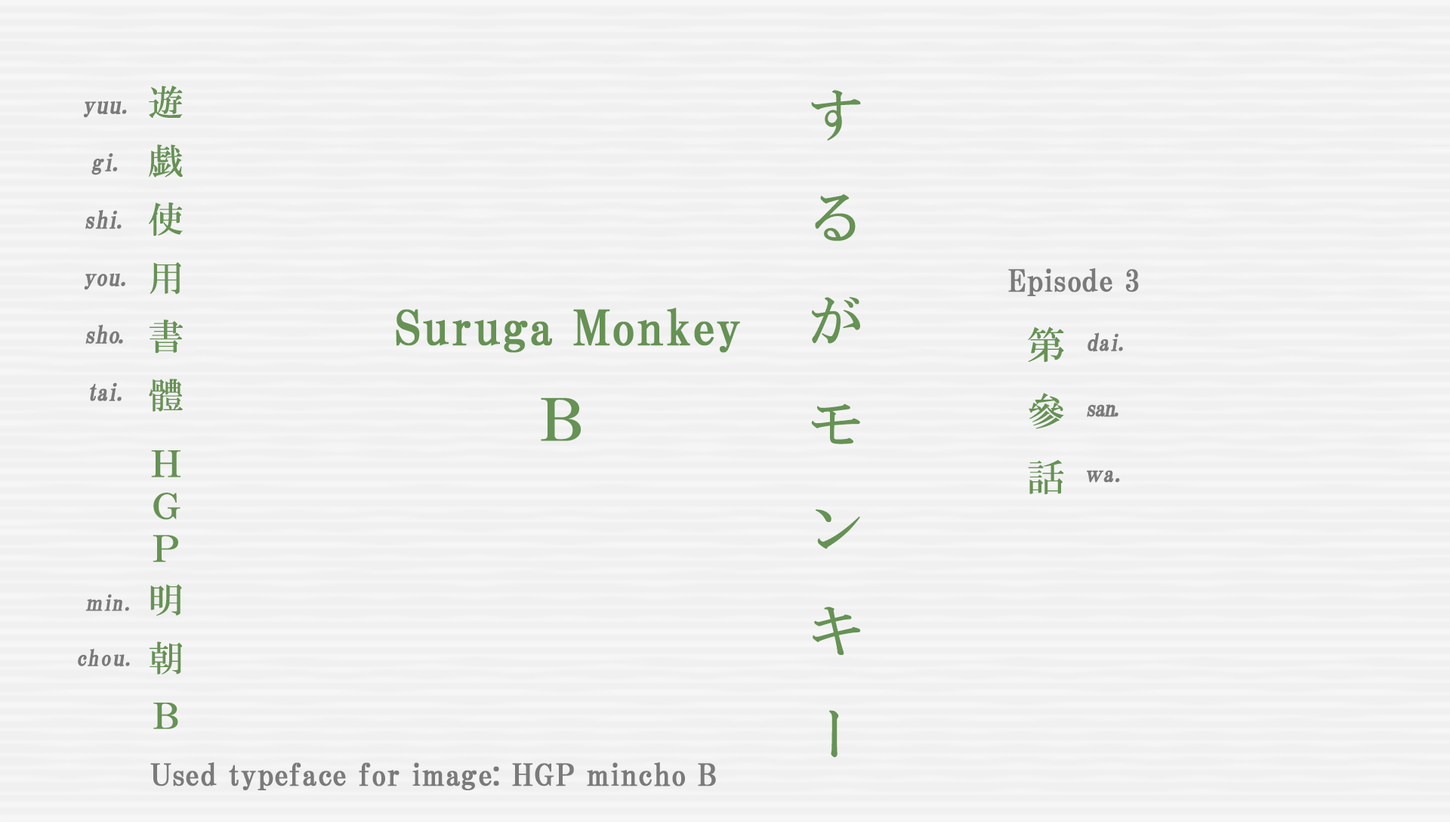
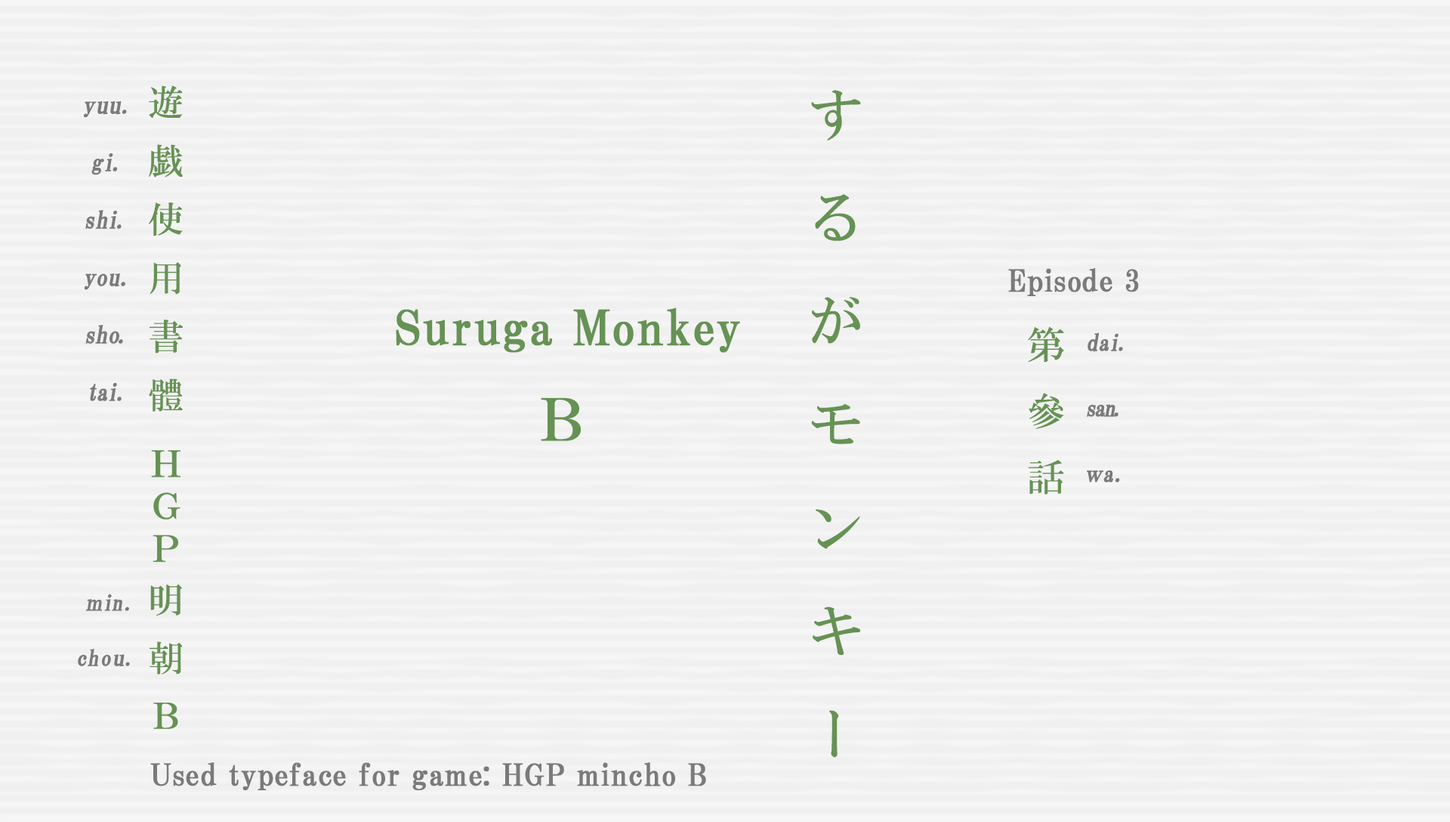
The second w=1450, h=822 image is a revision of the first. Changes to its layers:
renamed "Used typeface for image: HGP mincho B" to "Used typeface for game: HGP mincho B", painted on it over [412, 761, 716, 790]
